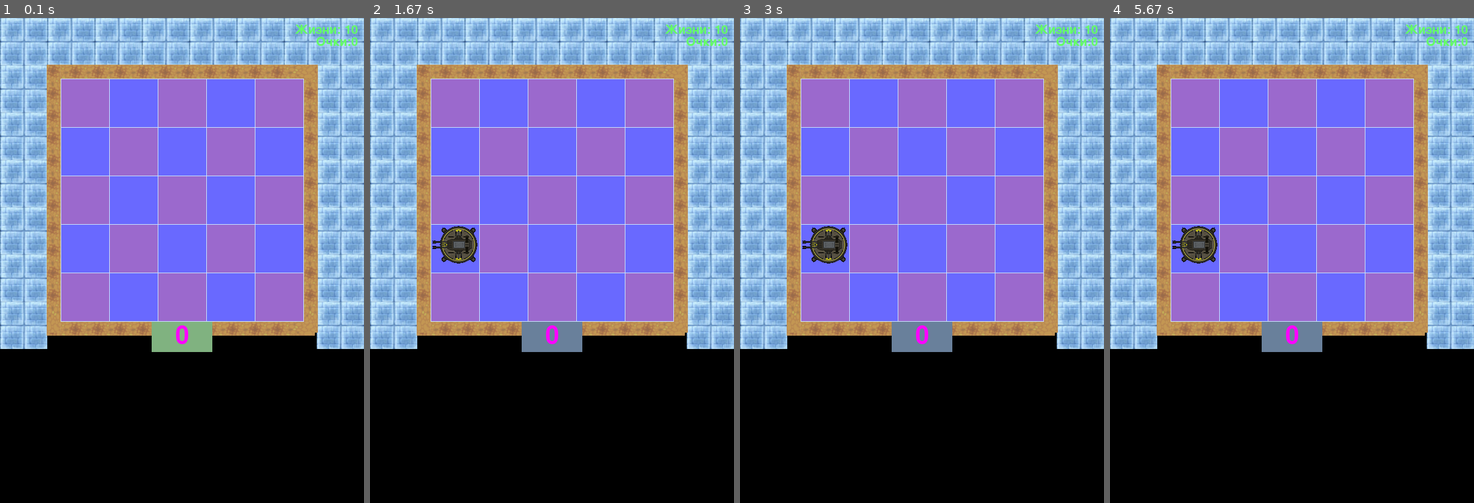
Above: before the commit, frames 1-4 (left to right).
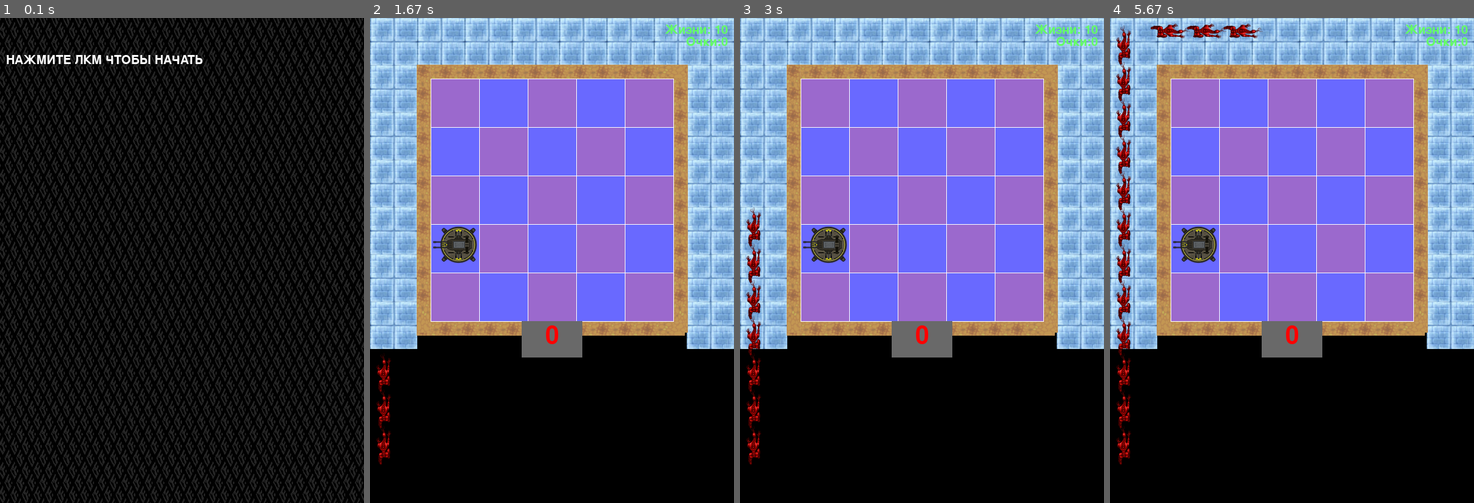
Above: after the commit, the same moments.

Repository: qwe-png/pygame-project-yandex
Game: pygame game, started from main.py
The game is run twice, just before and just after one commit, with the same random seed, the same clock (stepped at 60 frames per second) and the same inputs.
Inputs (mouse positions are in pixels of both pictures, inside the frame that each line leads up to):
- Up to frame 1 (0.1 s): no input
- Up to frame 2 (1.67 s): press the mouse at (464, 265) at 0.37 s; move the mouse to (526, 318) at 0.47 s; release the mouse at (588, 367) at 0.6 s; press the mouse at (464, 265) at 0.7 s; move the mouse to (446, 207) at 0.8 s; release the mouse at (428, 144) at 0.93 s; press the mouse at (464, 265) at 1.03 s; move the mouse to (450, 216) at 1.13 s; release the mouse at (435, 168) at 1.27 s; press the mouse at (464, 265) at 1.37 s; move the mouse to (537, 245) at 1.47 s; release the mouse at (610, 231) at 1.6 s
- Up to frame 3 (3 s): press the mouse at (834, 265) at 1.7 s; move the mouse to (878, 352) at 1.8 s; release the mouse at (925, 439) at 1.93 s; press the mouse at (834, 265) at 2.03 s; move the mouse to (896, 187) at 2.13 s; release the mouse at (962, 115) at 2.27 s; press the mouse at (834, 265) at 2.37 s; move the mouse to (889, 323) at 2.47 s; release the mouse at (943, 381) at 2.6 s; press the mouse at (834, 265) at 2.7 s; move the mouse to (867, 187) at 2.8 s; release the mouse at (900, 115) at 2.93 s
- Up to frame 4 (5.67 s): press the mouse at (1204, 265) at 3.03 s; move the mouse to (1262, 221) at 3.13 s; release the mouse at (1324, 178) at 3.27 s; press the mouse at (1204, 265) at 3.37 s; move the mouse to (1251, 342) at 3.47 s; release the mouse at (1299, 425) at 3.6 s; press the mouse at (1204, 265) at 3.7 s; move the mouse to (1186, 342) at 3.8 s; release the mouse at (1164, 420) at 3.93 s; press the mouse at (1204, 265) at 4.03 s; move the mouse to (1190, 289) at 4.13 s; release the mouse at (1175, 309) at 4.27 s; press the mouse at (1204, 265) at 4.37 s; move the mouse to (1277, 260) at 4.47 s; release the mouse at (1346, 260) at 4.6 s; press the mouse at (1204, 265) at 4.7 s; move the mouse to (1266, 318) at 4.8 s; release the mouse at (1328, 372) at 4.93 s; press the mouse at (1204, 265) at 5.03 s; move the mouse to (1215, 212) at 5.13 s; release the mouse at (1230, 153) at 5.27 s; press the mouse at (1204, 265) at 5.37 s; move the mouse to (1222, 318) at 5.47 s; release the mouse at (1237, 367) at 5.6 s

The runs differ from the first frame. In frame 1, 77% of the frame differs, in the area x 0-100%, y 0-100%; in frame 2, 2.7%; in frame 3, 3.4%; in frame 4, 4.8%.

Commit message:
Совместили 2 комита, оптимизировали алгоритм

Diff:
--- a/main.py
+++ b/main.py
@@ -4,28 +4,45 @@
 import os
 from random import randint
 
-from pygame.locals import *
-
-
-
-
 schetchik_ochkov_dlya_pokupki_bashen = 0
-
 randomazer = randint(0, 4)
-
 provershit = 10
-
 schitatel = 0
-
 schetchik_kolichestva_dorozhek = 0
-
 schetchik_kolichestva_stenok = 0
 
 
 def terminate():
-    #выход
+    # выход
     pygame.quit()
     sys.exit()
+
+
+def start_screen():
+    intro_text = ["НАЖМИТЕ ЛКМ ЧТОБЫ НАЧАТЬ"]
+
+    fon = pygame.transform.scale(load_image('fon.jpg'), (width, height))
+    screen.blit(fon, (0, 0))
+    font = pygame.font.Font(None, 30)
+    text_coord = 50
+    for line in intro_text:
+        string_rendered = font.render(line, 1, pygame.Color('white'))
+        intro_rect = string_rendered.get_rect()
+        text_coord += 10
+        intro_rect.top = text_coord
+        intro_rect.x = 10
+        text_coord += intro_rect.height
+        screen.blit(string_rendered, intro_rect)
+
+    while True:
+        for event in pygame.event.get():
+            if event.type == pygame.QUIT:
+                terminate()
+            elif event.type == pygame.KEYDOWN or \
+                    event.type == pygame.MOUSEBUTTONDOWN:
+                return
+        pygame.display.flip()
+        clock.tick(60)
 
 
 def surface(image, colorkey=None):
@@ -39,7 +56,7 @@
     return image
 
 
-def load_image(name, colorkey=None):
+def load_image(name):
     fullname = os.path.join('data', name)
     # если файл не существует, то выходим
     if not os.path.isfile(fullname):
@@ -50,20 +67,14 @@
 
 
 all_sprites = pygame.sprite.Group()
-
 tower_group = pygame.sprite.Group()
-
 enemy_group = pygame.sprite.Group()
 
+tower_width = tower_height = 80
 tower_image = load_image('tower.png')
-tower_width = tower_height = 80
-
 enemy_image = load_image("enemy.png")
-
 path_image = load_image('path.png')
-
 wall_image = load_image('wall.png')
-
 rotated_wall_image = load_image('rotated_wall.png')
 
 
@@ -78,67 +89,64 @@
         text = font.render(f"Жизни: {str(self.health)}", True, (100, 255, 100))
         text_x = width - text.get_width() - 10
         text_y = 10
-
         screen.blit(text, (text_x, text_y))
 
         text2 = font.render(f"Очки:{str(self.points)}", True, (100, 255, 100))
         text_x2 = width - text2.get_width() - 10
         text_y2 = text2.get_height() + 10
-
         screen.blit(text2, (text_x2, text_y2))
-#
-
-# TODO нужно доделать класс ENEMY, понять, почему враг не рисуется
+
+
 class Enemy(pygame.sprite.Sprite):
     def __init__(self):
-        pygame.sprite.Sprite.__init__(enemy_group, all_sprites)
-        self.x = 0
-        self.y = 0
+        super().__init__(enemy_group, all_sprites)
         self.image = enemy_image
-
-        self.rect = self.image.get_rect().move(self.x, self.y)
+        self.image_copy = enemy_image
+        self.x = 10
+        self.y = 720
+        self.rect = self.image.get_rect()
+        self.rect = self.rect.move(
+            self.x, self.y)
 
         self.level = 0
         self.health = 0
-        self.speed = 2
+        self.speed = 200
+
+        self.c = 0
 
     def update(self, *args):
+        self.x = self.rect.left
+        self.y = self.rect.top
         if self.x == 10 and self.y > 10:
-            self.y -= self.speed / args[0]
-
-            self.rect = self.rect.move(self.x, self.y)
-
-
-        elif self.x == 10 and self.y <= 10:
-            self.x += self.speed / args[0]
-
-            self.rect = self.rect.move(self.x, self.y)
-
-
-        elif self. x >= 590 and self.y <= 10:
-            self.y += self.speed / args[0]
-
-            self.rect = self.rect.move(self.x, self.y)
-
-
+            self.rect = self.rect.move(0, -self.speed / args[0])
+        elif (self.x >= 10) and (self.x <= 530) and (self.y <= 10):
+            if self.c == 0:
+                self.image = pygame.transform.rotate(self.image, 270)
+                self.c = 1
+            self.rect = self.rect.move(self.speed / args[0], 0)
+        elif (self.x >= 530 and self.y >= 9) and self.y <= 800:
+            if self.c == 1:
+                self.image = pygame.transform.rotate(self.image_copy, 180)
+                self.c = 2
+            self.rect = self.rect.move(0, self.speed / args[0])
         else:
-            self.die()
-
-    def die(self):
+            self.end()
+
+    def end(self):
         self.kill()
+        player.health -= 1
+
+    def killed(self):
+        self.kill()
+        player.points += 1
 
 
 class Tower(pygame.sprite.Sprite):
     def __init__(self, pos_x, pos_y, left, top):
         super().__init__(tower_group, all_sprites)
-
         self.image = tower_image
-
-
         self.rect = self.image.get_rect().move(
             tower_width * pos_x + left, tower_height * pos_y + top)
-
-        print(pos_x)
 
 
 class Board:
@@ -146,99 +154,65 @@
     def __init__(self, width, height):
         self.width = width
         self.height = height
-
         self.board = [[0] * width for _ in range(height)]
-
         # значения по умолчанию
-
         self.set_view()
+
     # настройка внешнего вида
-
 
     def set_view(self, left=10, top=10, cell_size=30):
         self.left = left
-
         self.top = top
-
         self.cell_size = cell_size
-
 
     def render(self, screen):
         schitatel = 0
         schetchik_kolichestva_dorozhek = 0
         schetchik_kolichestva_stenok = 77
-        w = pygame.Color(202, 228, 255)
+        w = pygame.Color(255, 255, 255)
         cs = self.cell_size
+
+        for z in range(7):
+            screen.blit(path_image, (0, schetchik_kolichestva_dorozhek))
+            screen.blit(path_image, (522, schetchik_kolichestva_dorozhek))
+            screen.blit(path_image, (schetchik_kolichestva_dorozhek, 0))
+            schetchik_kolichestva_dorozhek += 78
+
+        for z in range(11):
+            screen.blit(wall_image, (schetchik_kolichestva_stenok, 77))
+            screen.blit(rotated_wall_image, (77, schetchik_kolichestva_stenok))
+            screen.blit(rotated_wall_image, (501, schetchik_kolichestva_stenok))
+            screen.blit(wall_image, (schetchik_kolichestva_stenok, 501))
+            schetchik_kolichestva_stenok += 37
 
         for y in range(self.height):
             for x in range(self.width):
                 schitatel += 1
-
                 schetchik_kolichestva_dorozhek = 0
-
                 schetchik_kolichestva_stenok = 77
 
                 pygame.draw.rect(screen, w, (x * cs + self.left, y * cs + self.top, cs + 1, cs + 1), 0)
 
-
                 if schitatel % 2 == 0:
-
-
                     pygame.draw.rect(screen, pygame.Color(105, 105, 255),
                                      (x * cs + self.left + 1, y * cs + self.top + 1, cs - 1, cs - 1), 0)
-
-
                 else:
-                    pygame.draw.rect(screen, pygame.Color(155, 105, 205), (x * cs + self.left + 1, y * cs + self.top + 1, cs - 1, cs - 1), 0)
-#№
-
-                for z in range(7):
-                    screen.blit(path_image, (0, schetchik_kolichestva_dorozhek))
-
-                    screen.blit(path_image, (522, schetchik_kolichestva_dorozhek))
-
-                    screen.blit(path_image, (schetchik_kolichestva_dorozhek, 0))
-
-                    schetchik_kolichestva_dorozhek += 78
-                for z in range(11):
-
-
-                    screen.blit(wall_image, (schetchik_kolichestva_stenok, 77))
-
-                    screen.blit(rotated_wall_image, (77, schetchik_kolichestva_stenok))
-
-                    screen.blit(rotated_wall_image, (501, schetchik_kolichestva_stenok))
-
-                    screen.blit(wall_image, (schetchik_kolichestva_stenok, 501))
-
-                    schetchik_kolichestva_stenok += 37
-
+                    pygame.draw.rect(screen, pygame.Color(155, 105, 205),
+                                     (x * cs + self.left + 1, y * cs + self.top + 1, cs - 1, cs - 1))
 
                 if not provershit:
-                    pygame.draw.rect(screen, pygame.Color(105, 128, 155), (250, 501, 100, 50))
-
-
+                    pygame.draw.rect(screen, pygame.Color(105, 105, 105), (250, 500, 100, 60))
                 if provershit:
-                    pygame.draw.rect(screen, pygame.Color(128, 178, 128), (250, 501, 100, 50))
-
-
+                    pygame.draw.rect(screen, pygame.Color(128, 128, 128), (250, 500, 100, 60))
                 fontObj = pygame.font.Font(None, 60)
-
-                textSurfaceObj = fontObj.render(str(schetchik_ochkov_dlya_pokupki_bashen), True, (255, 0, 255))
-
+                textSurfaceObj = fontObj.render(str(schetchik_ochkov_dlya_pokupki_bashen), True, (255, 0, 0))
                 textRectObj = textSurfaceObj.get_rect()
-
                 textRectObj.center = (300, 525)
-
                 screen.blit(textSurfaceObj, textRectObj)
 
-
-                if self.board[y][x] >= 1:
-
+                if self.board[y][x] == 1:
                     Tower(x, y, self.left, self.top)
-
-        tower_group.draw(screen)
-
+                    self.board[y][x] += 1
 
     def get_cell(self, mouse_pos):
         x = math.ceil((mouse_pos[0] - self.left) / self.cell_size) - 1
@@ -252,13 +226,11 @@
         except IndexError:
             return None
 
-
     def on_click(self, cell_coords):
         if cell_coords != None:
             self.board[list(cell_coords)[1]][list(cell_coords)[0]] += 1
             print(self.board[list(cell_coords)[1]][list(cell_coords)[0]])
 
-
     def get_click(self, mouse_pos):
         cell = self.get_cell(mouse_pos)
         self.on_click(cell)
@@ -277,7 +249,10 @@
 
 fps = 60
 clock = pygame.time.Clock()
+
+start_screen()
 player = Player()
+
 while True:
     screen.fill(pygame.Color("black"))
     for event in pygame.event.get():
@@ -285,6 +260,7 @@
             terminate()
 
         if event.type == pygame.MOUSEBUTTONDOWN:
+            Enemy()
             board.get_click(event.pos)
             if provershit:
                 schetchik_ochkov_dlya_pokupki_bashen += 10
@@ -296,7 +272,12 @@
             else:
                 provershit = False
     board.render(screen)
+
+    tower_group.draw(screen)
     enemy_group.draw(screen)
     player.draw()
-    # enemy_group.update(event, fps)
+
+    enemy_group.update(fps)
+
+    clock.tick(fps)
     pygame.display.flip()
